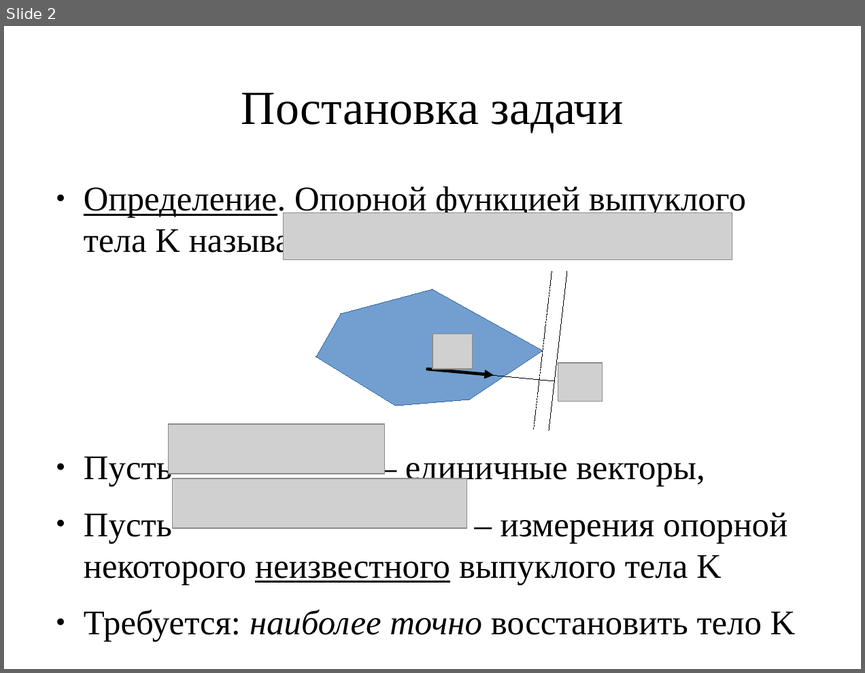
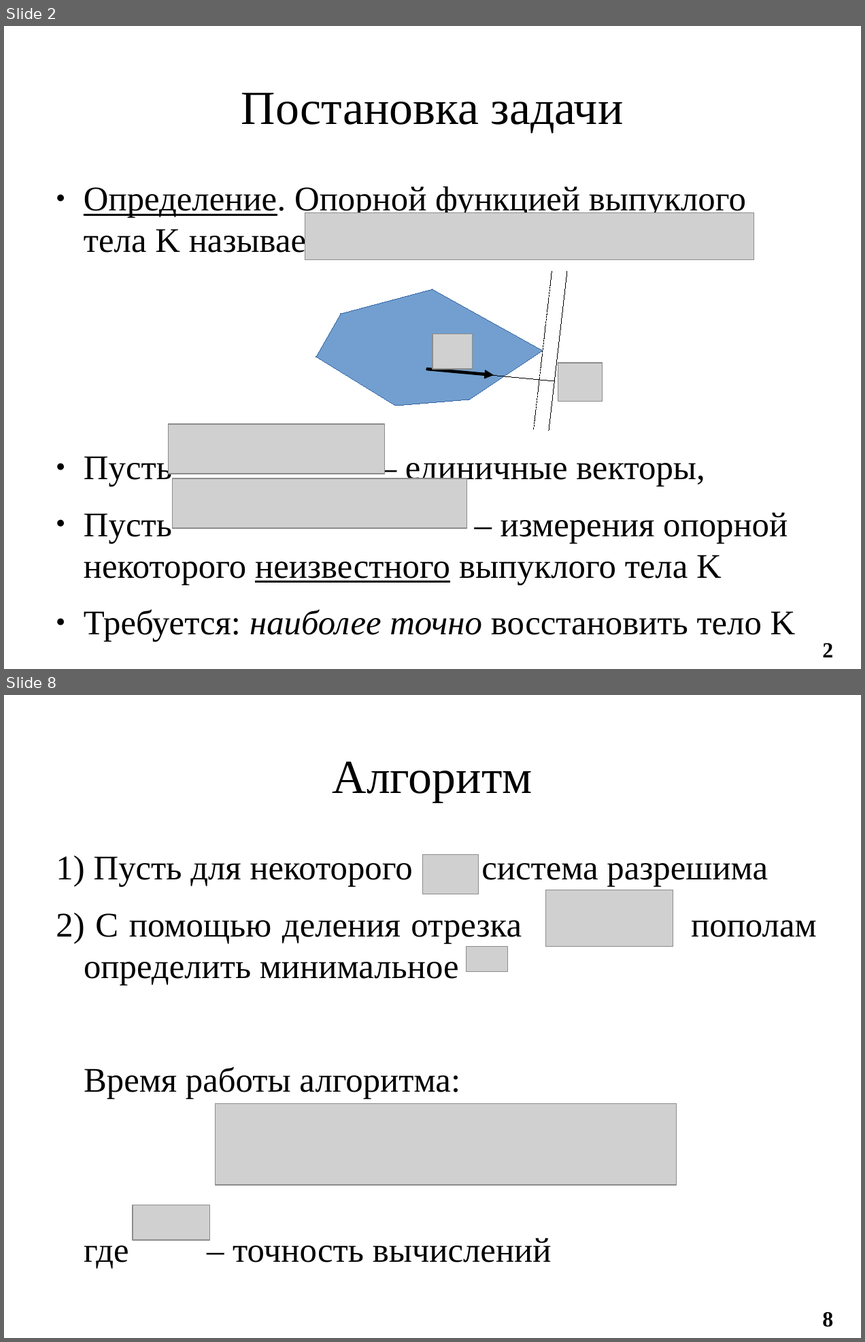
Before and after one commit to ilya-palachev/polyhedra-correction-library, a slide deck: Documentation/i.palachev/Thesis/LomonosovReadings2017/presentation-palachev.odp. Shown one above the other, each under a label of ours: slide 2 before the commit, slides 2 and 8 after it; the slides between them are not shown. The pictures are 865x673 and 865x1342 pixels, drawn with LibreOffice and Linux fonts; fonts in the diff are those of the drawing; grey boxes stand for pictures. Boxes give left, top, right and bottom in pixels: in the first picture for what was removed or moved away, otherwise in the second. Text is boxed around its words. In the diff, an @@ line names an element or a change of style, - is before the commit and + after.

```diff
--- a/Documentation/i.palachev/Thesis/LomonosovReadings2017/presentation-palachev.odp
+++ b/Documentation/i.palachev/Thesis/LomonosovReadings2017/presentation-palachev.odp
@@ slide 8 added at (4,695,861,1338), background #FFFFFF @@
@@ title added at (332,762,532,802), 44 pt, text #000000 @@
+Алгоритм
@@ text added at (84,856,768,1268), 32 pt, text #000000 @@
+1) Пусть для некоторого система разрешима
+2) С помощью деления отрезка пополам определить минимальное
+Время работы алгоритма:
+где – точность вычислений
@@ picture added at (422,854,478,894) @@
@@ picture added at (546,890,672,947) @@
@@ picture added at (466,946,507,972) @@
@@ picture added at (215,1104,677,1185) @@
@@ picture added at (133,1205,209,1240) @@
@@ page number added at (822,1312,833,1327), 20 pt, text #000000, bold @@
+8
@@ slide 2 changed as well @@
@@ picture: place and size @@
-picture at (283,212,732,259)
+picture at (305,212,754,259)
@@ page number added at (822,643,833,657), 20 pt, text #000000, bold @@
+2
```
Also in this commit, not shown: 1 other slide changed, 7 other slides added, 1 slide removed.
